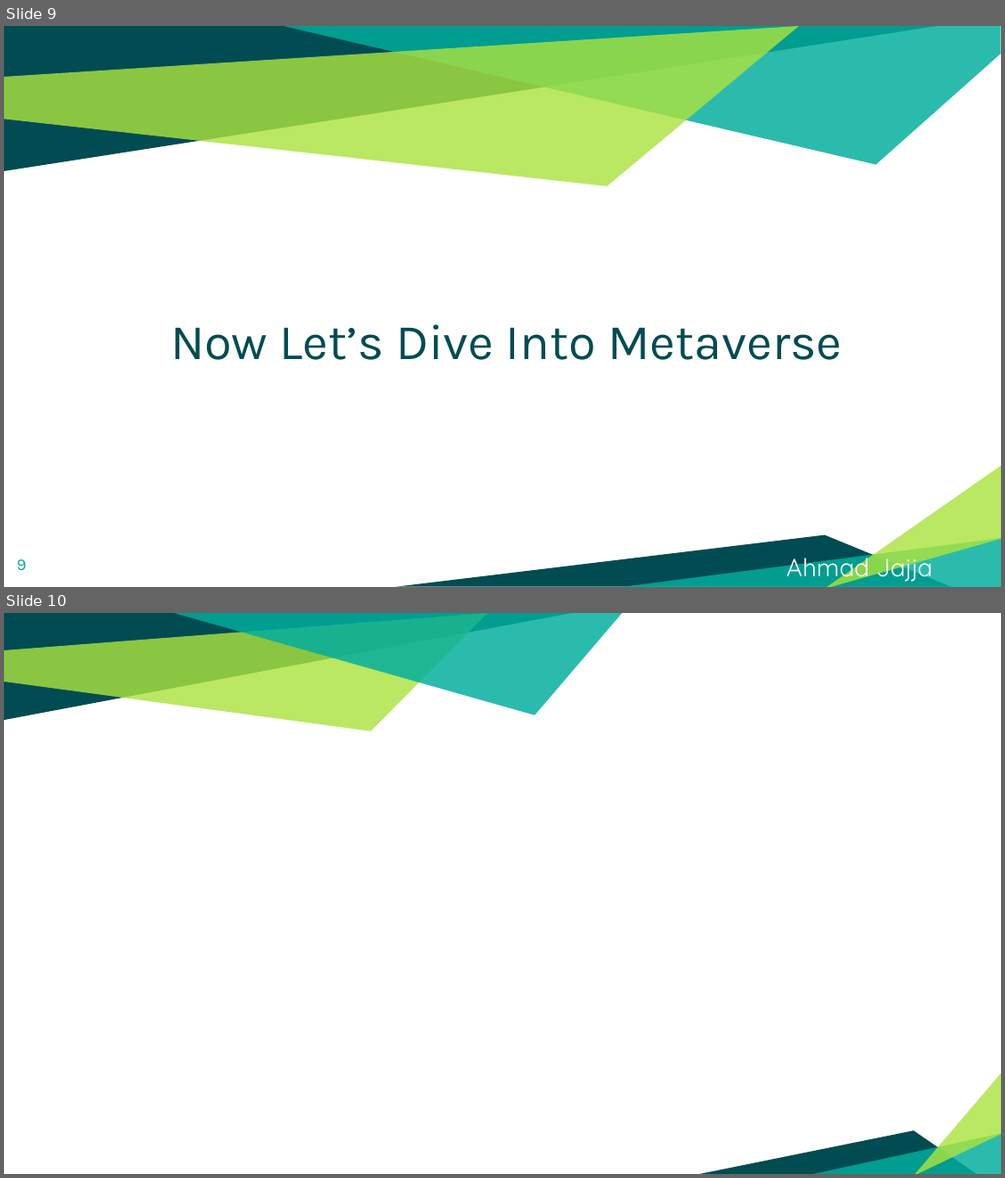
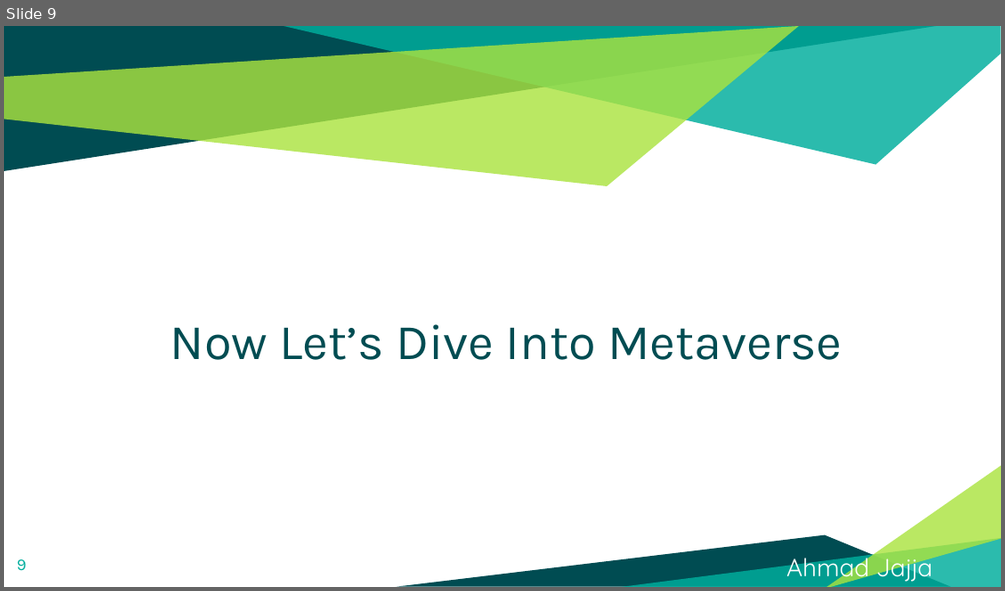
Before and after one commit to Ahmadjajja/WEB-3.0-and-Metaverse, a slide deck: Slides/Quarter 1/What is Metaverse.pptx. Shown one above the other, each under a label of ours: slides 9 and 10 before the commit, slide 9 after it. The pictures are 1005x1178 and 1005x591 pixels, drawn with LibreOffice and Linux fonts; fonts in the diff are those of the drawing; background and template pictures are left out. Boxes give left, top, right and bottom in pixels: in the first picture for what was removed or moved away, otherwise in the second. Text is boxed around its words. In the diff, an @@ line names an element or a change of style, - is before the commit and + after.

```diff
--- a/Slides/Quarter 1/What is Metaverse.pptx
+++ b/Slides/Quarter 1/What is Metaverse.pptx
@@ slide 10 removed at <box>4,613,1001,1174</box>, background picture (left out) @@
@@ freeform shape removed at <box>4,613,571,720</box> @@
@@ freeform shape removed at <box>4,613,487,731</box> @@
@@ freeform shape removed at <box>175,613,623,714</box> @@
@@ freeform shape removed at <box>913,1071,1001,1174</box> @@
@@ freeform shape removed at <box>699,1130,977,1174</box> @@
@@ freeform shape removed at <box>804,1133,1001,1174</box> @@
```
Also in this commit, not shown: 2 slides changed, 1 slide added, 8 other files.
